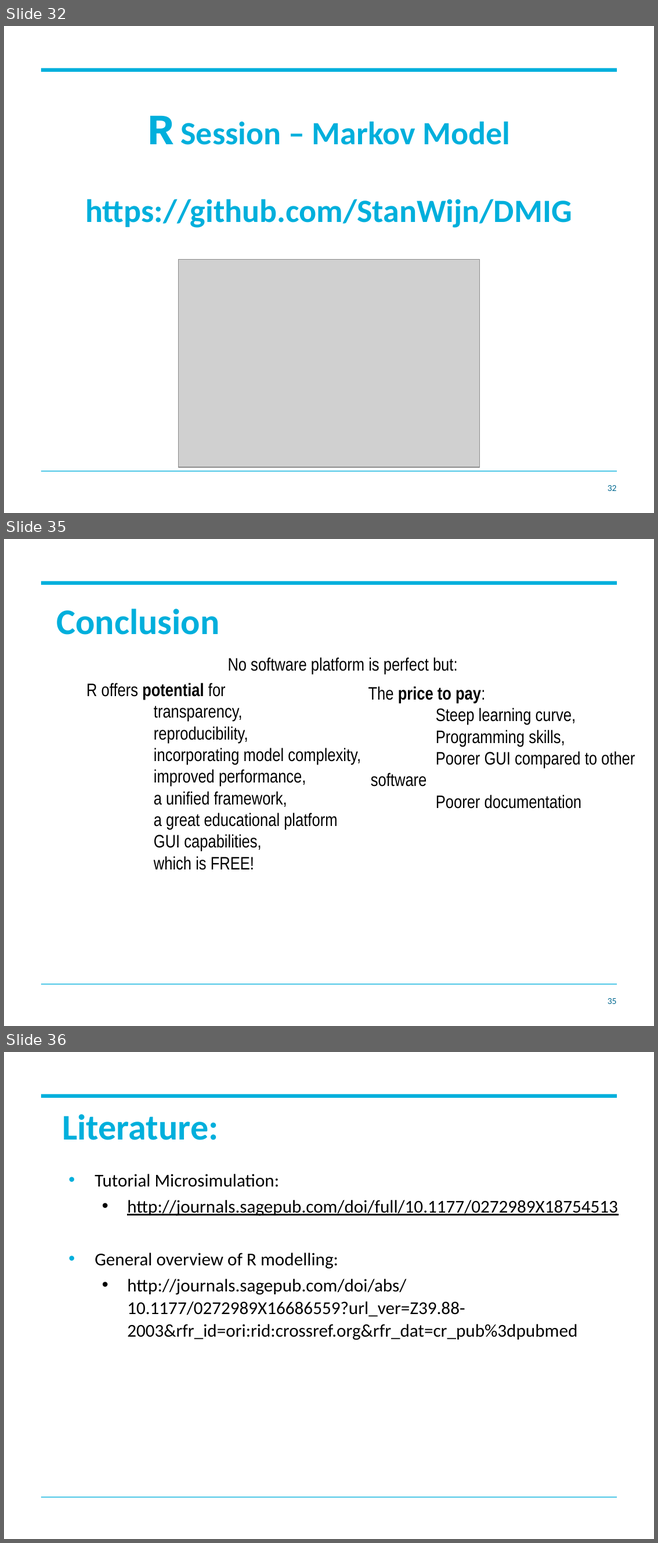
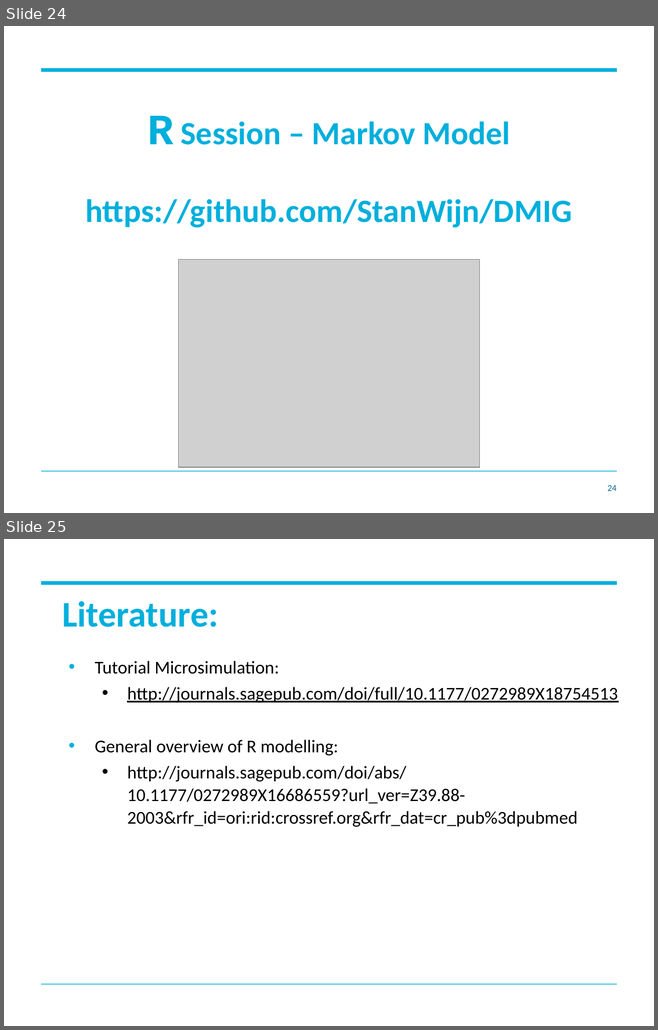
Before and after one commit to StanWijn/DMIG, a slide deck: R software in decision modelling - Part 2.pptx. Shown one above the other, each under a label of ours: slides 32, 35 and 36 before the commit, slides 24 and 25 after it; the slides between them are not shown. The pictures are 658x1543 and 658x1030 pixels, drawn with LibreOffice and Linux fonts; fonts in the diff are those of the drawing; grey boxes stand for pictures; background and template pictures are left out. Boxes give left, top, right and bottom in pixels: in the first picture for what was removed or moved away, otherwise in the second. Text is boxed around its words. In the diff, an @@ line names an element or a change of style, - is before the commit and + after.

```diff
--- a/R software in decision modelling - Part 2.pptx
+++ b/R software in decision modelling - Part 2.pptx
@@ slide 35 removed at <box>4,539,654,1026</box>, background #FFFFFF; not listed: 2 template elements that a slide beside it also shows @@
@@ title removed at <box>57,609,220,635</box> @@
-Conclusion
@@ text removed at <box>86,657,458,870</box> @@
-No software platform is perfect but:
-R offers potential for
-transparency,
-reproducibility,
-incorporating model complexity,
-improved performance,
-a unified framework,
-a great educational platform
-GUI capabilities,
-which is FREE!
@@ text removed at <box>368,686,634,809</box> @@
-The price to pay:
-Steep learning curve,
-Programming skills,
-Poorer GUI compared to other software
-Poorer documentation
@@ page number removed at <box>607,998,616,1004</box> @@
-35
@@ what was slide 32 is now slide 24 @@
@@ page number at <box>607,485,616,491</box>: text changed @@
-32
+24
@@ what was slide 36 is now slide 25 @@
```
Also in this commit, not shown: 7 slides changed, 15 slides added, 25 other slides removed, 4 other files.
